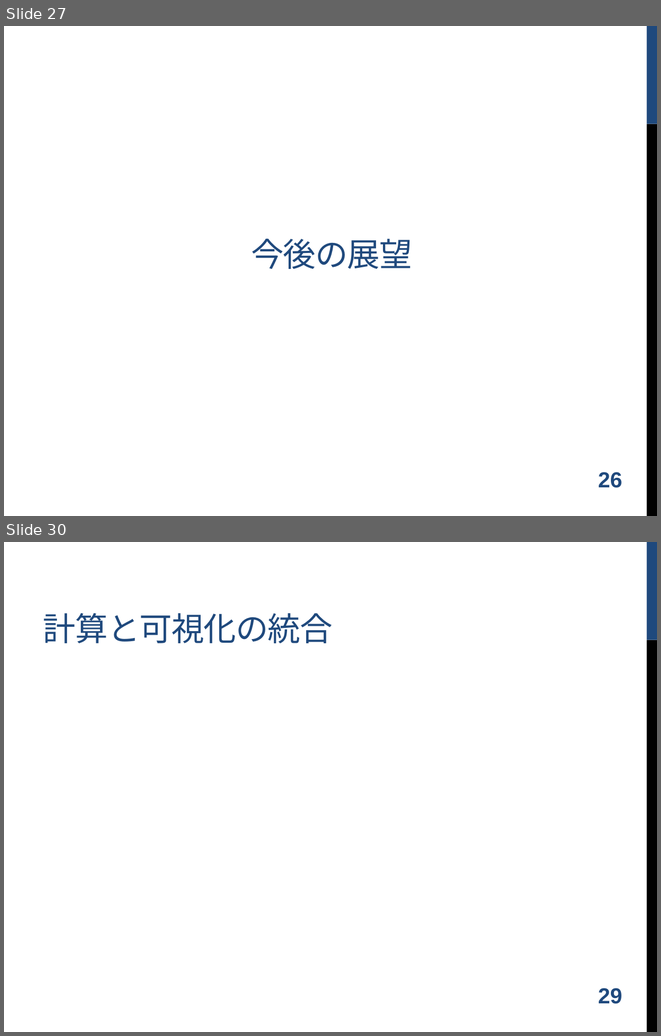
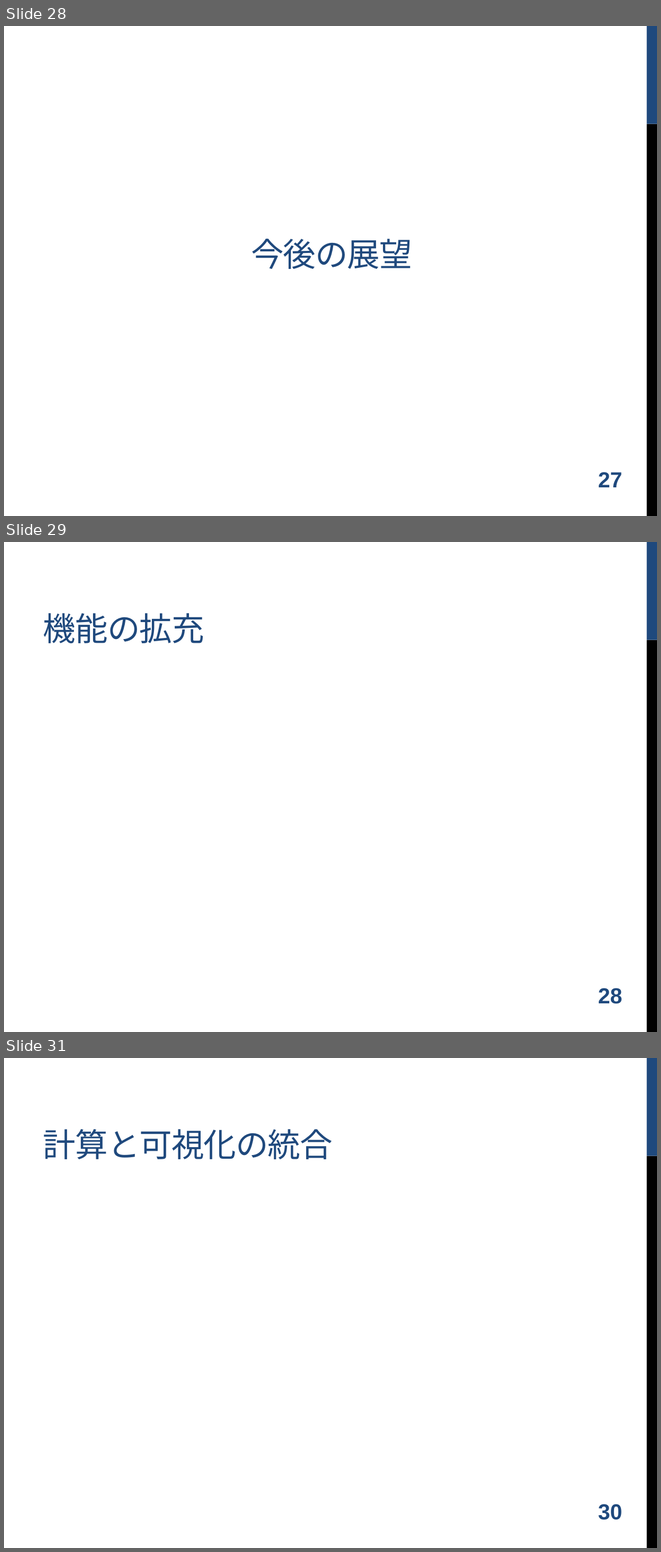
Before and after one commit to shugo/DCW2016, a slide deck: ruby_data_analysis.pptx. Shown one above the other, each under a label of ours: slides 27 and 30 before the commit, slides 28, 29 and 31 after it; the slides between them are not shown. The pictures are 661x1036 and 661x1552 pixels, drawn with LibreOffice and Linux fonts; fonts in the diff are those of the drawing; background and template pictures are left out. Boxes give left, top, right and bottom in pixels: in the first picture for what was removed or moved away, otherwise in the second. Text is boxed around its words. In the diff, an @@ line names an element or a change of style, - is before the commit and + after.

```diff
--- a/ruby_data_analysis.pptx
+++ b/ruby_data_analysis.pptx
@@ slide 29 added at [4, 542, 657, 1032], background #FFFFFF; not listed: 2 template elements that a slide beside it also shows @@
@@ title added at [43, 613, 204, 643], 36 pt, text #1F497D @@
+機能の拡充
@@ page number added at [598, 988, 623, 1004], 24 pt, text #1F497D, bold @@
+28
@@ what was slide 27 is now slide 28 @@
@@ page number at [598, 472, 623, 487]: text changed @@
-26
+27
@@ what was slide 30 is now slide 31 @@
@@ page number at [598, 1504, 623, 1520]: text changed @@
-29
+30
```
Also in this commit, not shown: 2 slides changed, 5 other slides added, 5 slides removed.
